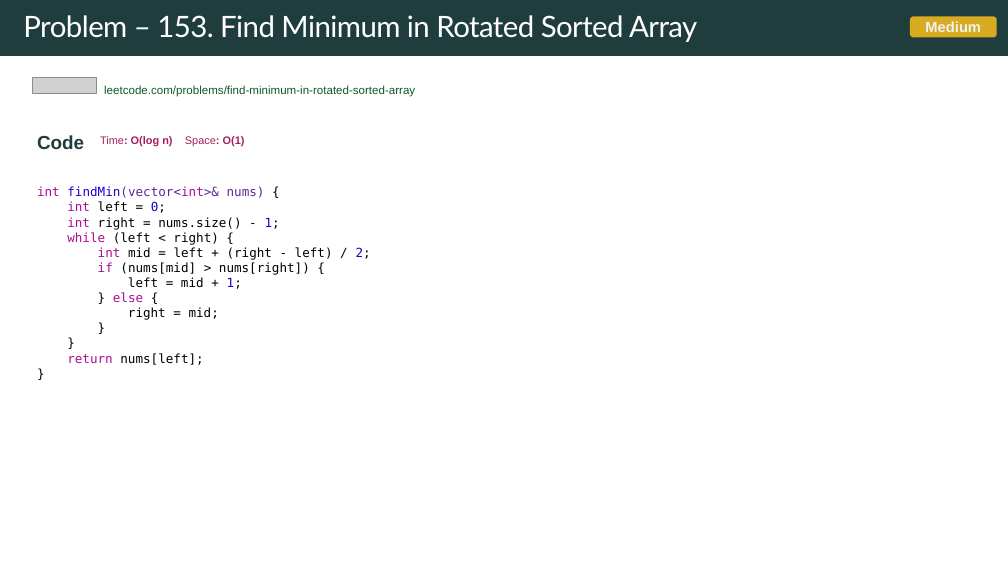
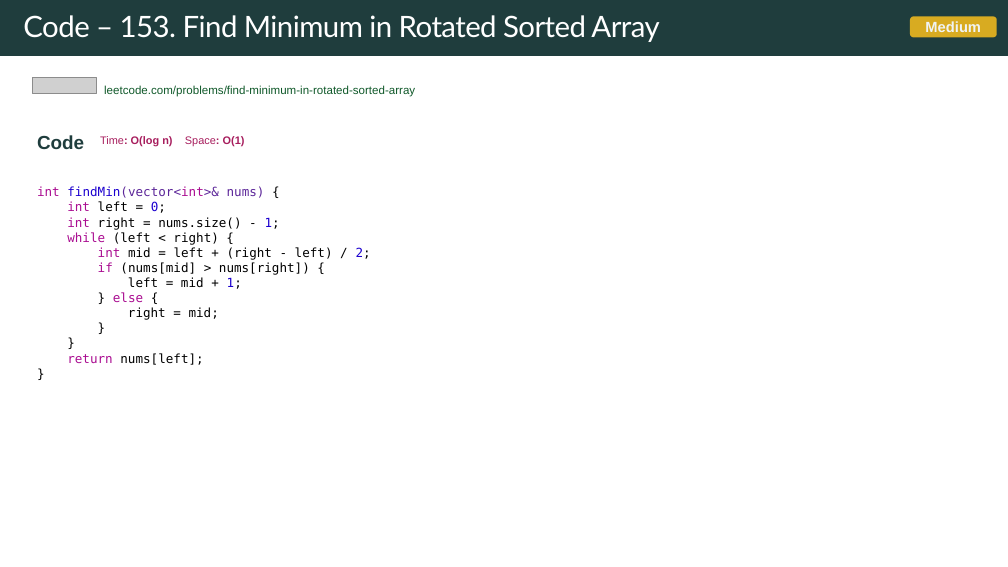
Before and after one commit to rfdavid/coding-interview-handbook-cpp, a slide deck: slide 44 of Algorithm and problem Solving Cheatsheet.pptm. Drawn at 1008x567 pixels with LibreOffice and Linux fonts; fonts in the diff are those of the drawing; grey boxes stand for pictures. Boxes give left, top, right and bottom in pixels: in the first picture for what was removed or moved away, otherwise in the second. Text is boxed around its words. In the diff, an @@ line names an element or a change of style, - is before the commit and + after.

Commit message:
added more problems

```diff
--- a/Algorithm and problem Solving Cheatsheet.pptm
+++ b/Algorithm and problem Solving Cheatsheet.pptm
@@ title at [23, 15, 659, 42]: text changed @@
-Problem – 153. Find Minimum in Rotated Sorted Array
+Code – 153. Find Minimum in Rotated Sorted Array
```
Also in this commit, not shown: 8 other slides changed, 4 slides added, 14 other files.
